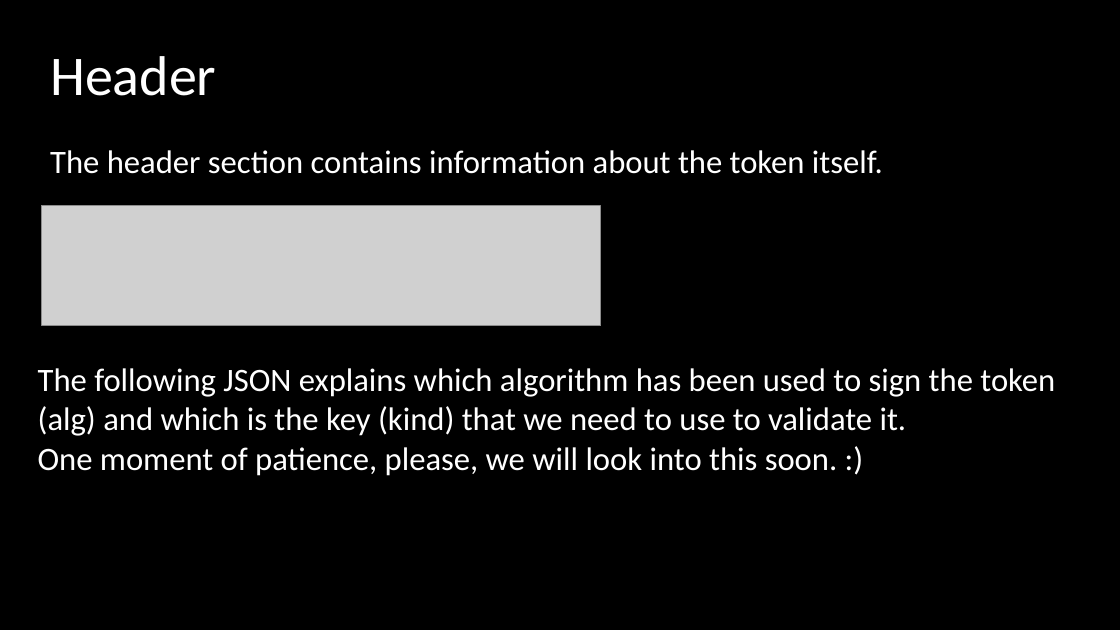
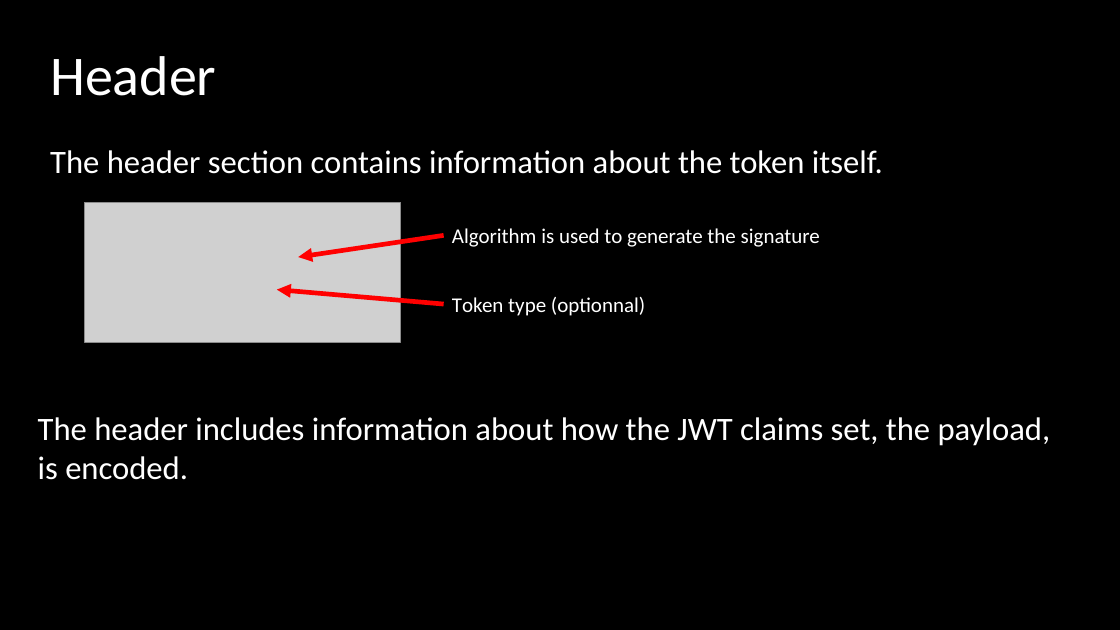
Before and after one commit to asafnaory/nestjs-course, a slide deck: slide 25 of presentations/lecture_jwt.pptx. Drawn at 1120x630 pixels with LibreOffice and Linux fonts; fonts in the diff are those of the drawing; grey boxes stand for pictures. Boxes give left, top, right and bottom in pixels: in the first picture for what was removed or moved away, otherwise in the second. Text is boxed around its words. In the diff, an @@ line names an element or a change of style, - is before the commit and + after.

```diff
--- a/presentations/lecture_jwt.pptx
+++ b/presentations/lecture_jwt.pptx
@@ picture resized from (x1=42, y1=206, x2=601, y2=326) to (x1=85, y1=202, x2=401, y2=343) @@
@@ arrow added from (444, 235) to (298, 257), #FF0000 4 pt @@
@@ text added at (x1=452, y1=228, x2=820, y2=247), 18 pt, text #FFFFFF @@
+Algorithm is used to generate the signature
@@ arrow added from (444, 304) to (277, 290), #FF0000 4 pt @@
@@ text added at (x1=452, y1=297, x2=645, y2=316), 18 pt, text #FFFFFF @@
+Token type (optionnal)
@@ text at (x1=38, y1=417, x2=1051, y2=480): text changed @@
-The following JSON explains which algorithm has been used to sign the token (alg) and which is the key (kind) that we need to use to validate it.
-One moment of patience, please, we will look into this soon. :)
+The header includes information about how the JWT claims set, the payload, is encoded.
```
Also in this commit, not shown: 4 other slides changed, 1 slide added.
